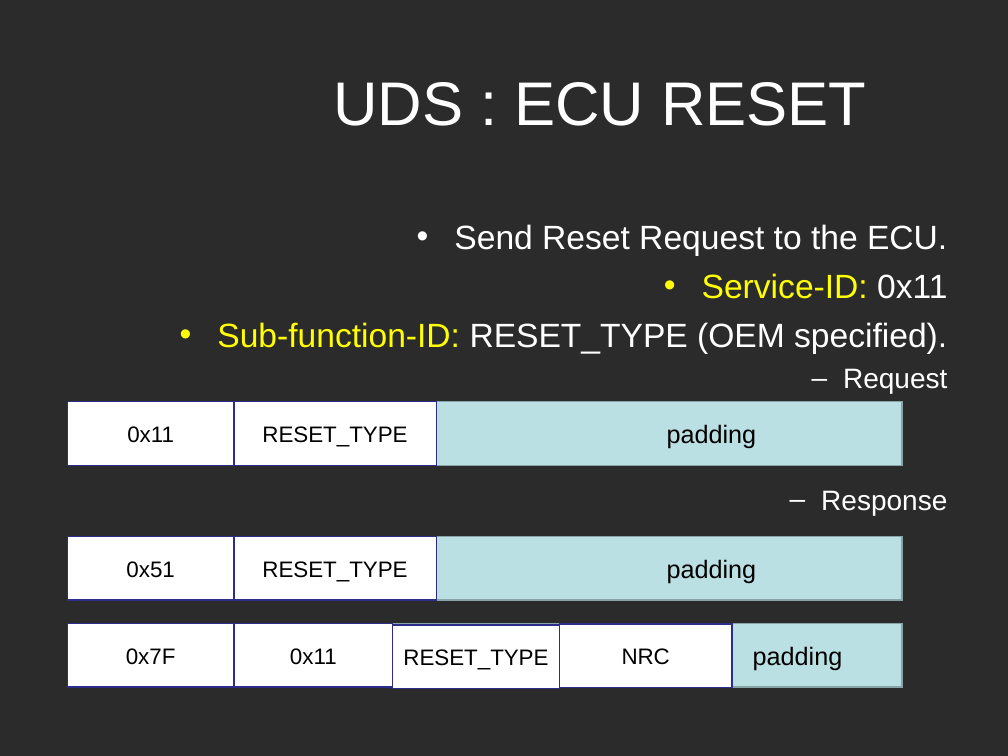
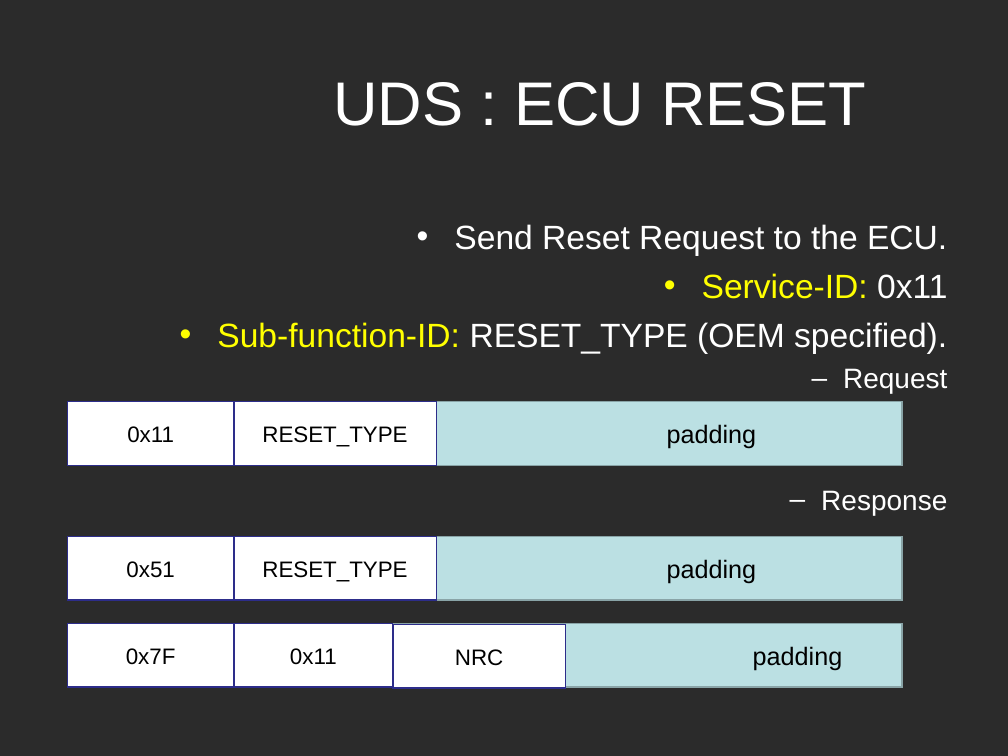
Before and after one commit to Marcelle-Samir/Firmware_Over_The_Air, a slide deck: slide 19 of project Documentation/Second week/Search-UDS.ppt (slide 18 before the commit). Drawn at 1008x756 pixels with LibreOffice and Linux fonts; fonts in the diff are those of the drawing; background and template pictures are left out; a plain dark background stands for a picture behind light text. Boxes give left, top, right and bottom in pixels: in the first picture for what was removed or moved away, otherwise in the second. Text is boxed around its words. In the diff, an @@ line names an element or a change of style, - is before the commit and + after.

```diff
--- a/project Documentation/Second week/Search-UDS.ppt
+++ b/project Documentation/Second week/Search-UDS.ppt
@@ rectangle "NRC": place and size @@
-rectangle "NRC" at box(559, 624, 732, 687)
+rectangle "NRC" at box(393, 624, 565, 687)
@@ rectangle removed at box(393, 625, 559, 688) @@
-RESET_TYPE
```
Also in this commit, not shown: 11 other slides changed, 6 slides added.
